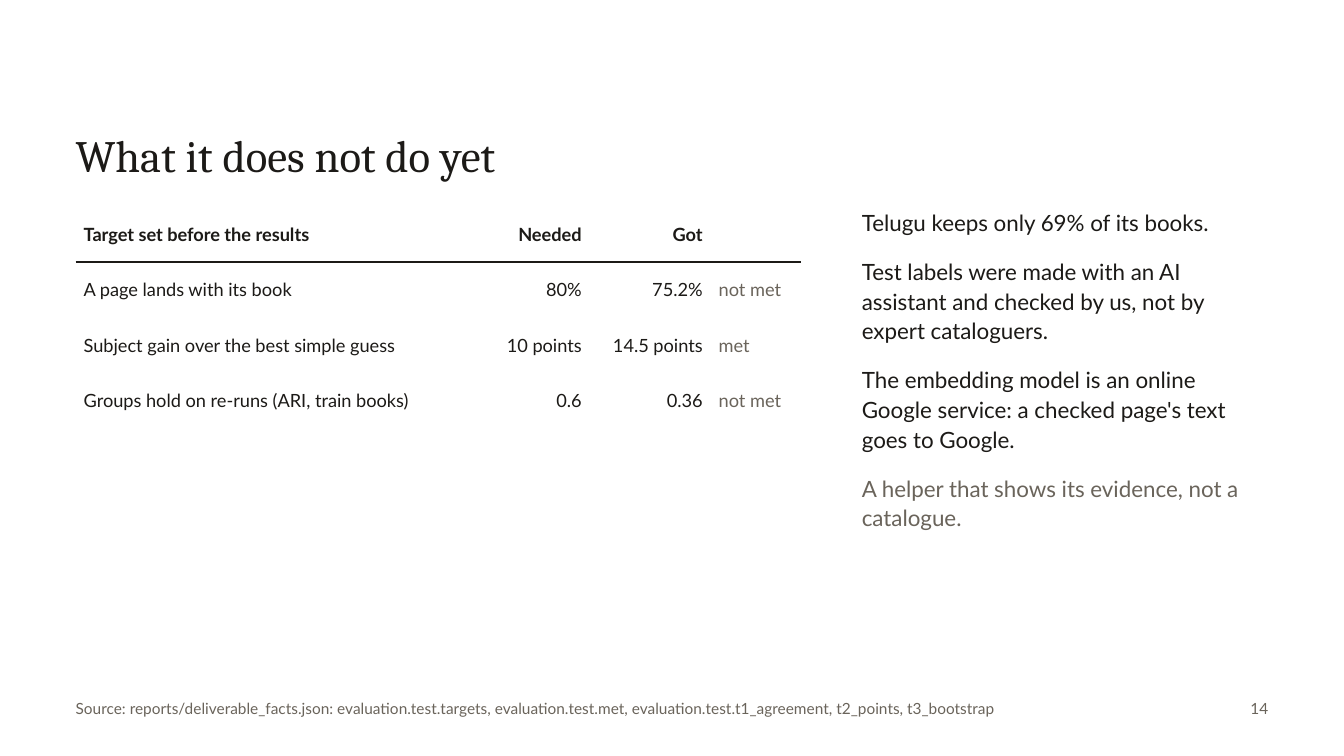
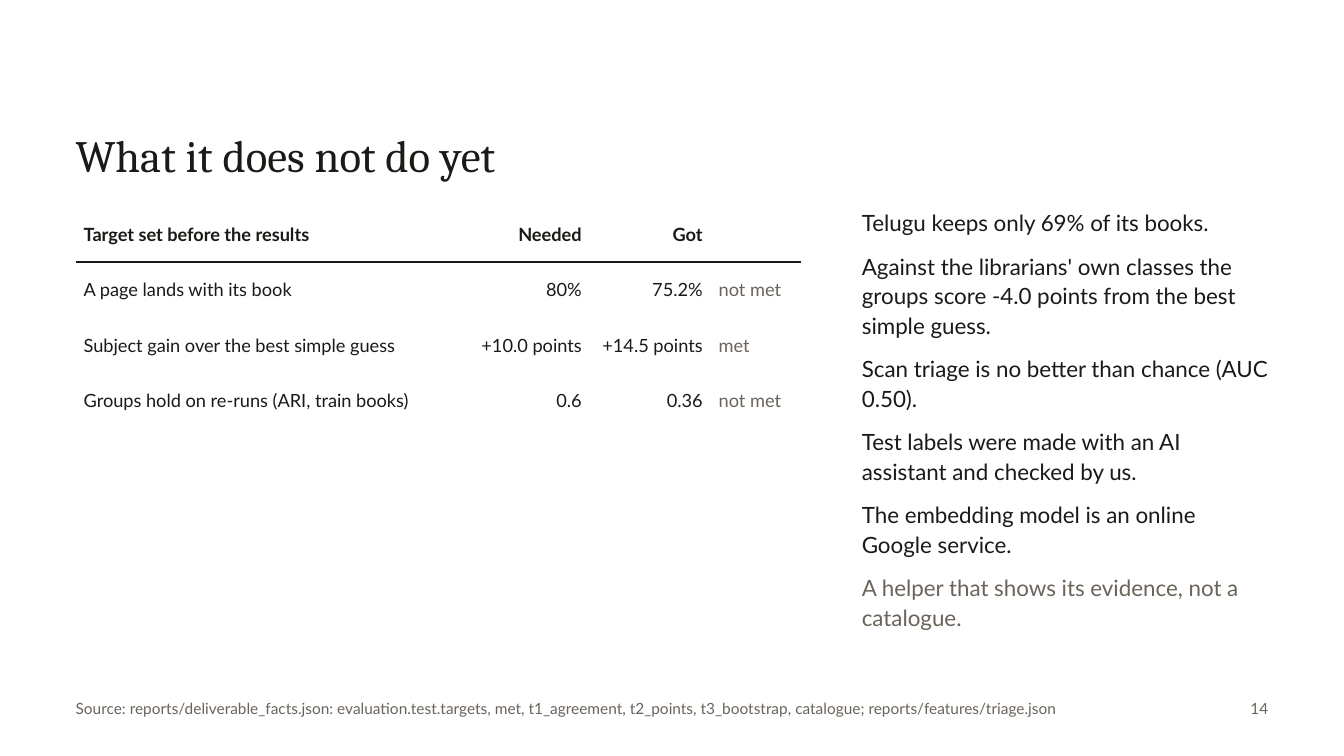
Before and after one commit to rohannes64/Grantha-Heritage-Tracker, a slide deck: slide 14 of Grantha_Heritage_Tracker_SIH26096.pptx. Drawn at 1344x756 pixels with LibreOffice and Linux fonts; fonts in the diff are those of the drawing. Boxes give left, top, right and bottom in pixels: in the first picture for what was removed or moved away, otherwise in the second. Text is boxed around its words. In the diff, an @@ line names an element or a change of style, - is before the commit and + after.

```diff
--- a/Grantha_Heritage_Tracker_SIH26096.pptx
+++ b/Grantha_Heritage_Tracker_SIH26096.pptx
@@ table at (76,207,802,429) @@
-row 3, column 2: 10 points
+row 3, column 2: +10.0 points
-row 3, column 3: 14.5 points
+row 3, column 3: +14.5 points
@@ text at (862,258,1268,557): text changed @@
-Test labels were made with an AI assistant and checked by us, not by expert cataloguers.
-The embedding model is an online Google service: a checked page's text goes to Google.
+Against the librarians' own classes the groups score -4.0 points from the best simple guess.
+Scan triage is no better than chance (AUC 0.50).
+Test labels were made with an AI assistant and checked by us.
+The embedding model is an online Google service.
@@ text at (862,579,1238,630): less space between paragraphs @@
@@ text at (76,702,1056,717): text changed @@
-Source: reports/deliverable_facts.json: evaluation.test.targets, evaluation.test.met, evaluation.test.t1_agreement, t2_points, t3_bootstrap
+Source: reports/deliverable_facts.json: evaluation.test.targets, met, t1_agreement, t2_points, t3_bootstrap, catalogue; reports/features/triage.json
```
Also in this commit, not shown: 6 other slides changed, 1 other file.
